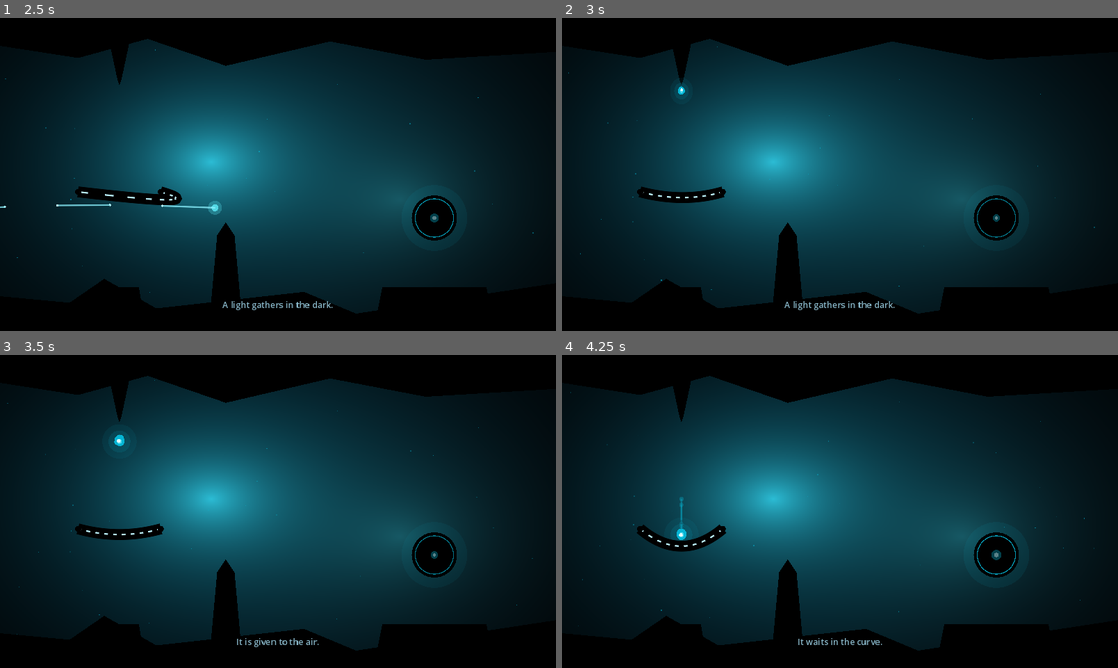
Above: before the commit, frames 1-4 (two rows, left to right).
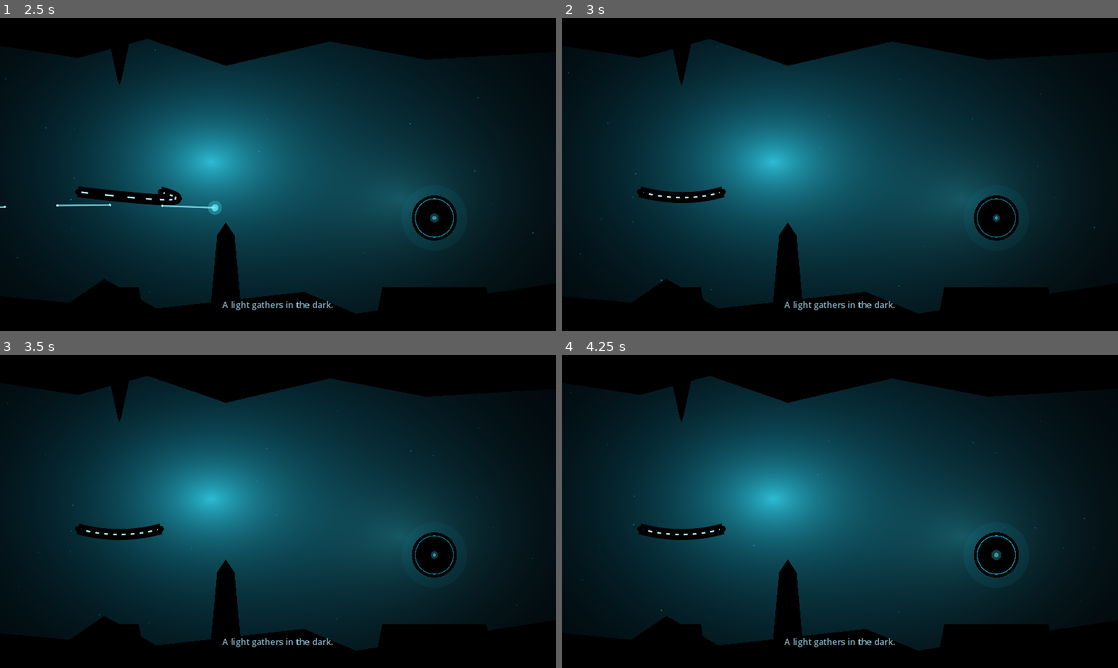
Above: after the commit, the same moments.

Repository: flav256/hydroflux
Game: Godot game, scene res://scenes/ui/Splash.tscn
The game is run twice, just before and just after one commit, with the same random seed, the same clock (stepped at 60 frames per second) and the same inputs. Sound files missing from this copy of the repository are replaced by a short silence.
Inputs (mouse positions are in pixels of both pictures, inside the frame that each line leads up to):
- Up to frame 1 (2.5 s): tap Enter at 0.5 s; move the mouse to (400, 158) at 0.52 s; click (400, 158) at 0.67 s; click "The First Drop ☆☆☆" at 1.25 s; tap Space at 2 s; drag from (166, 190) to (433, 218) at 2.02 s
- Up to frame 2 (3 s): move the mouse to (895, 105) at 2.77 s; click (895, 105) at 2.92 s
- Up to frame 3 (3.5 s): no input
- Up to frame 4 (4.25 s): drag from (812, 574) to (995, 555) at 3.52 s

Frame 1 is identical in both runs. In frame 2, 0.1% of the frame differs, in the area x 20-23%, y 20-26%; in frame 3, 0.5%; in frame 4, 1.1%, in the area x 13-60%, y 45-94%.
Error after the commit: Parse Error: Cannot infer the type of "pos" variable because the value doesn't have a set type. (res://scripts/objects/Gloop.gd:390)

Commit message:
Show Gloop's eyes in flight and falling

Diff:
--- a/scripts/objects/Gloop.gd
+++ b/scripts/objects/Gloop.gd
@@ -13,7 +13,7 @@
 @export var max_velocity_stretch: float = 1.8
 @export var form_duration: float = 0.85
 
-enum Mood { QUIET, IMPATIENT, TICKLED, HELD }
+enum Mood { QUIET, IMPATIENT, TICKLED, HELD, FLIGHT, FALL }
 enum Moment { FREE, GLIDE, SPREAD, GATHER, SPLIT, FILM }
 
 var is_absorbed: bool = false
@@ -27,6 +27,8 @@
 var mood: Mood = Mood.QUIET
 var presence: float = 0.0
 var idle_time: float = 0.0
+var flight_time: float = 0.0
+var falling_time: float = 0.0
 var gaze: Vector2 = Vector2.ZERO
 var giggle: float = 0.0
 var seated_fresh: bool = false
@@ -265,6 +267,15 @@
 	var on_vine := seated_fresh
 	if not on_vine:
 		held = false
+	var airborne := not on_vine and not freeze and not is_forming and moment != Moment.FILM
+	if airborne and speed > 90.0:
+		flight_time += delta
+	else:
+		flight_time = move_toward(flight_time, 0.0, delta * 2.0)
+	if airborne and linear_velocity.y > 100.0:
+		falling_time += delta
+	else:
+		falling_time = move_toward(falling_time, 0.0, delta * 2.5)
 	var near := false
 	if not is_forming and not is_absorbed:
 		near = global_position.distance_to(get_global_mouse_position()) < base_radius * 3.8
@@ -290,8 +301,17 @@
 	elif resting and idle_time > 1.15:
 		next = Mood.IMPATIENT
 		show = true
+	elif airborne and falling_time > 0.28:
+		next = Mood.FALL
+		show = true
+	elif airborne and speed > 90.0 and flight_time < 0.65:
+		next = Mood.FLIGHT
+		show = true
 	mood = next
-	presence = move_toward(presence, 1.0 if show else 0.0, delta * (2.2 if show else 1.3))
+	var presence_target := 1.0 if show else 0.0
+	if mood == Mood.FLIGHT:
+		presence_target = clampf(1.0 - maxf(flight_time - 0.12, 0.0) / 0.53, 0.0, 1.0)
+	presence = move_toward(presence, presence_target, delta * (4.0 if show else 1.3))
 	var now := Time.get_ticks_msec() * 0.001
 	var gaze_target := Vector2.ZERO
 	if mood == Mood.IMPATIENT:
@@ -300,6 +320,10 @@
 		gaze_target = hold_dir * 1.2
 	elif mood == Mood.TICKLED:
 		gaze_target = Vector2(sin(now * 8.0) * 0.3, -0.4)
+	elif mood == Mood.FLIGHT:
+		gaze_target = linear_velocity.normalized() * 1.15
+	elif mood == Mood.FALL:
+		gaze_target = Vector2(0.0, 1.3)
 	gaze = gaze.lerp(gaze_target, 1.0 - exp(-5.0 * delta))
 	settled = move_toward(settled, 1.0 if resting else 0.0, delta * 2.2)
 	var target_y := 1.0
@@ -334,6 +358,10 @@
 	var open := 1.0
 	if mood == Mood.TICKLED:
 		open = 0.22
+	elif mood == Mood.FLIGHT:
+		open = 0.5
+	elif mood == Mood.FALL:
+		open = 1.18
 	elif mood != Mood.HELD:
 		var phase := fposmod(now + 0.4, 3.6)
 		if phase < 0.14:
@@ -341,6 +369,16 @@
 		elif phase > 3.15:
 			open = (3.6 - phase) / 0.45
 	var gap := base_radius * 0.38
+	var eye_axis := Vector2.RIGHT
+	var eye_angle := 0.0
+	if mood == Mood.FLIGHT:
+		var travel := linear_velocity.normalized()
+		if travel.length_squared() > 0.1:
+			eye_axis = Vector2(-travel.y, travel.x)
+			eye_angle = travel.angle() + PI * 0.5
+			gap = base_radius * 0.28
+	elif mood == Mood.FALL:
+		gap = base_radius * 0.42
 	if mood == Mood.HELD:
 		gap = base_radius * 0.26
 	elif mood == Mood.IMPATIENT:
@@ -349,22 +387,26 @@
 	var tilt := sin(now * 0.4) * 0.55 if mood == Mood.IMPATIENT else 0.0
 	var ink := Color(0.012, 0.03, 0.045, 0.95 * presence)
 	for side in [-1.0, 1.0]:
-		var pos := origin + Vector2(side * gap, tilt * side) + gaze * 0.12
+		var pos := origin + eye_axis * (side * gap) + Vector2(0.0, tilt * side) + gaze * 0.12
 		if mood == Mood.TICKLED:
 			draw_arc(pos + Vector2(0.0, 0.45), 1.9, PI + 0.5, TAU - 0.5, 7, ink, 1.05, true)
 		else:
 			var ry := maxf(1.55 * open, 0.14)
-			_eye_disk(pos, 1.55, ry, ink)
+			var rx := 1.55
+			if mood == Mood.FLIGHT:
+				rx = 1.15
+				ry = maxf(1.8 * open, 0.14)
+			_eye_disk(pos, rx, ry, ink, eye_angle)
 			if open > 0.4:
 				var pupil := gaze.limit_length(0.55)
-				_eye_disk(pos + Vector2(pupil.x * 0.45, pupil.y * 0.25), 0.55, maxf(0.5 * open, 0.14), Color(0, 0, 0, presence))
-
-
-func _eye_disk(center: Vector2, rx: float, ry: float, color: Color) -> void:
+				_eye_disk(pos + Vector2(pupil.x * 0.45, pupil.y * 0.25), 0.55, maxf(0.5 * open, 0.14), Color(0, 0, 0, presence), eye_angle)
+
+
+func _eye_disk(center: Vector2, rx: float, ry: float, color: Color, angle: float = 0.0) -> void:
 	var pts := PackedVector2Array()
 	for i in 8:
 		var a := TAU * float(i) / 8.0
-		pts.append(center + Vector2(cos(a) * rx, sin(a) * ry))
+		pts.append(center + Vector2(cos(a) * rx, sin(a) * ry).rotated(angle))
 	draw_colored_polygon(pts, color)
 
 
Not shown, changed: docs/ROADMAP.md
